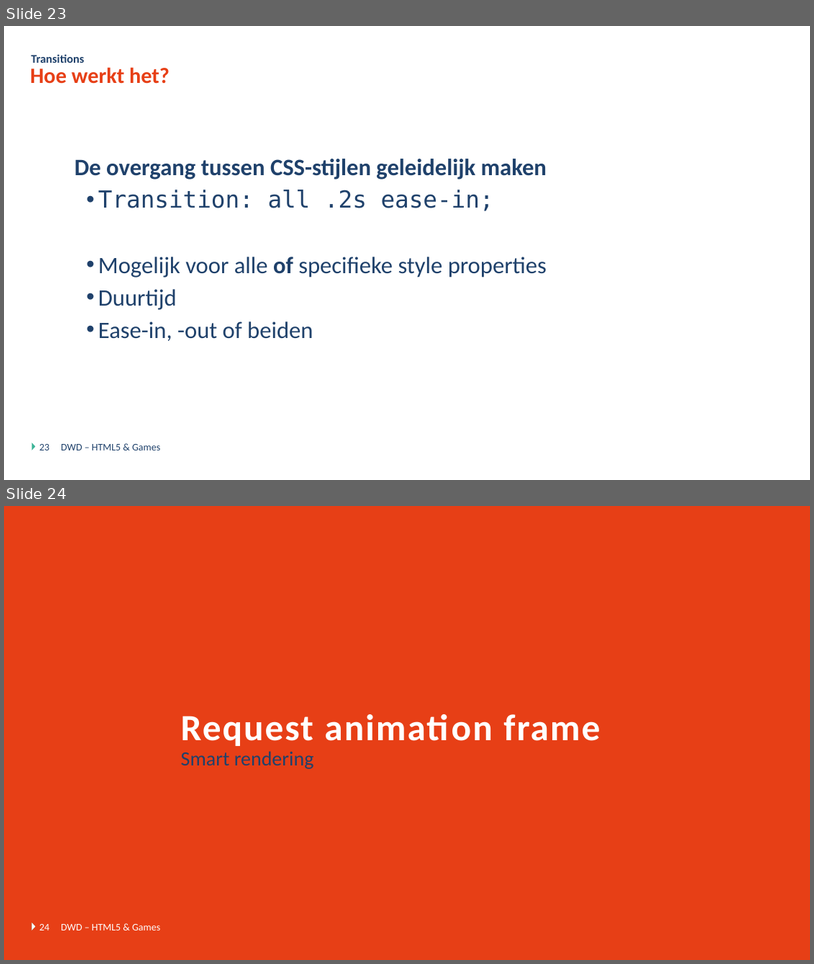
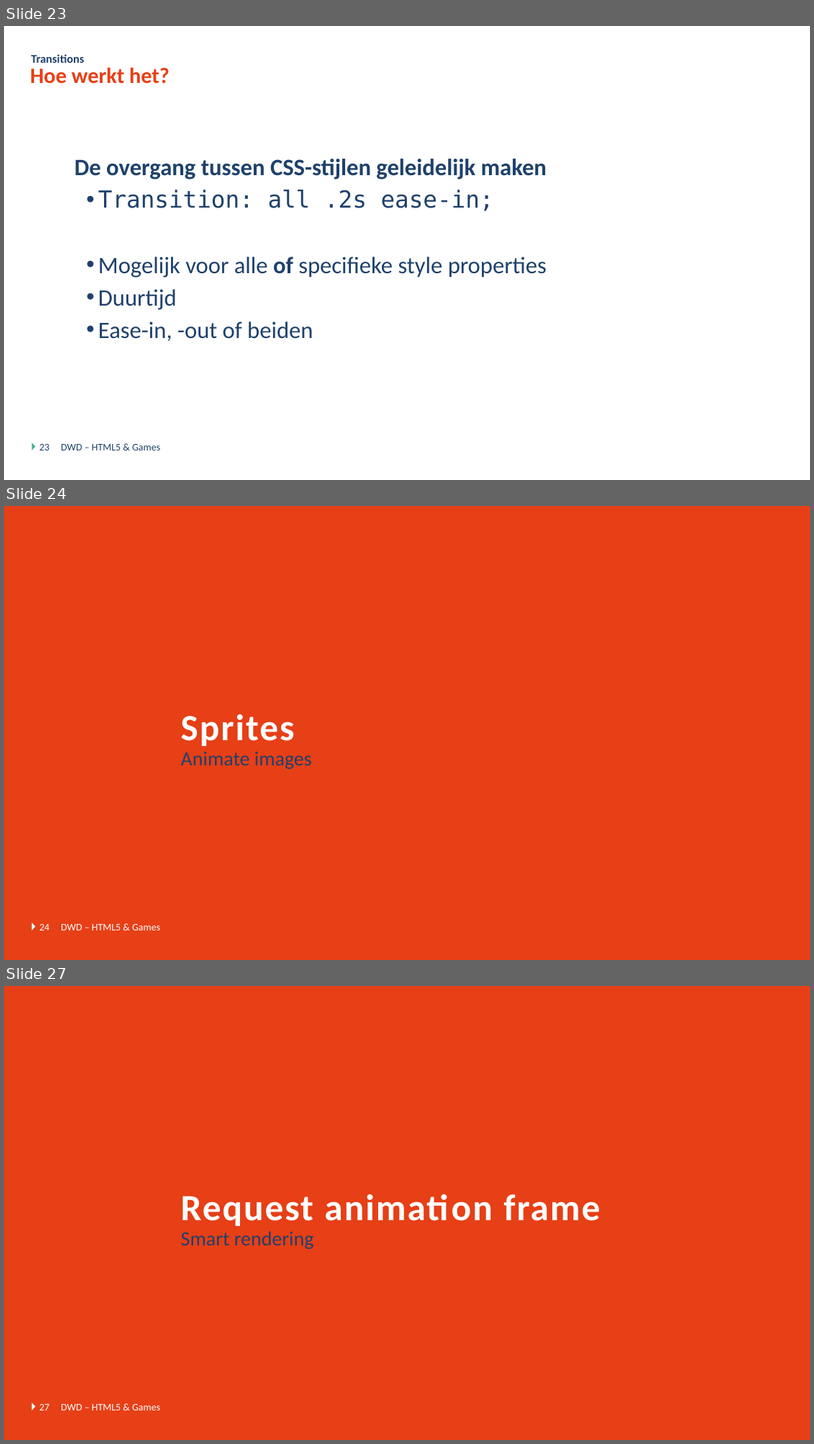
Before and after one commit to DmitriyVdE/Odisee_Bru_Dyn_Web_Dev_Opdracht, a slide deck: DWD - Javascript Games - Theorie.pptx. Shown one above the other, each under a label of ours: slides 23 and 24 before the commit, slides 23, 24 and 27 after it; the slides between them are not shown. The pictures are 814x964 and 814x1444 pixels, drawn with LibreOffice and Linux fonts; fonts in the diff are those of the drawing; background and template pictures are left out. Boxes give left, top, right and bottom in pixels: in the first picture for what was removed or moved away, otherwise in the second. Text is boxed around its words. In the diff, an @@ line names an element or a change of style, - is before the commit and + after.

```diff
--- a/DWD - Javascript Games - Theorie.pptx
+++ b/DWD - Javascript Games - Theorie.pptx
@@ slide 24 added at (4,506,810,960), background #E73F16; not listed: 3 template elements that a slide beside it also shows @@
@@ title added at (181,714,295,746), 44 pt, text #FFFFFF, bold @@
+Sprites
@@ text added at (181,751,312,769), 24 pt, text #1F416B @@
+Animate images
@@ page number added at (39,924,49,930), 12 pt, text #FFFFFF @@
+24
@@ text added at (61,924,160,930), 12 pt, text #FFFFFF @@
+DWD – HTML5 & Games
@@ what was slide 24 is now slide 27 @@
@@ page number at (39,1404,49,1410): text changed @@
-24
+27
```
Also in this commit, not shown: 3 slides changed, 3 other slides added.
